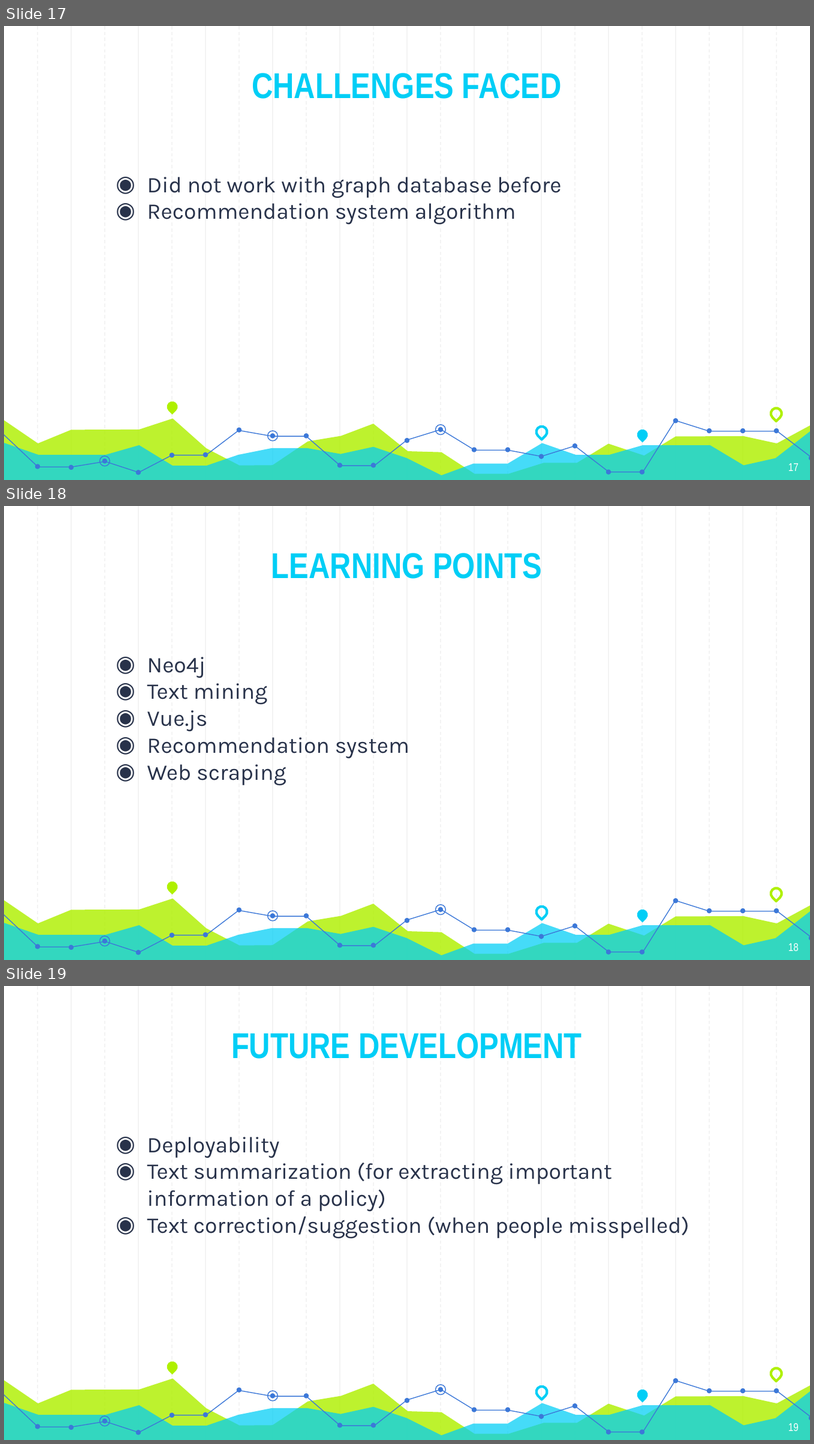
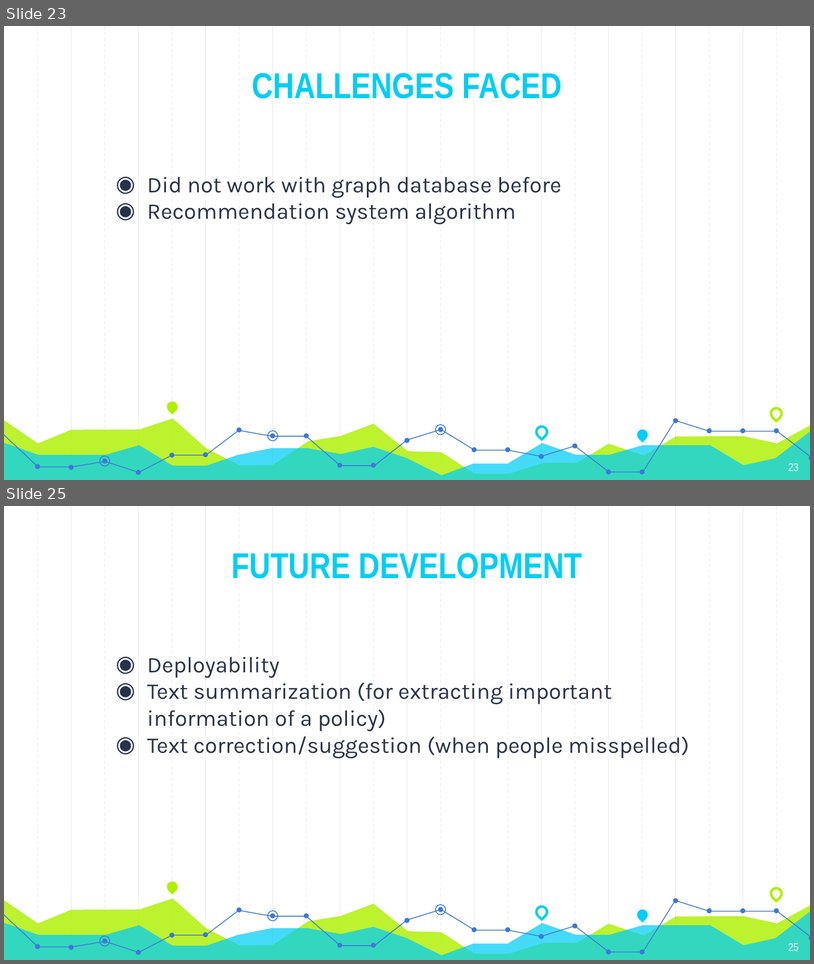
Before and after one commit to Andyayk/app, a slide deck: Graph Based Search.pptx. Shown one above the other, each under a label of ours: slides 17, 18 and 19 before the commit, slides 23 and 25 after it; the slides between them are not shown. The pictures are 814x1444 and 814x964 pixels, drawn with LibreOffice and Linux fonts; fonts in the diff are those of the drawing. Boxes give left, top, right and bottom in pixels: in the first picture for what was removed or moved away, otherwise in the second. Text is boxed around its words. In the diff, an @@ line names an element or a change of style, - is before the commit and + after.

```diff
--- a/Graph Based Search.pptx
+++ b/Graph Based Search.pptx
@@ slide 18 removed at [4, 506, 810, 960], background #FFFFFF; not listed: 59 template elements that a slide beside it also shows @@
@@ text removed at [272, 553, 542, 579] @@
-LEARNING POINTS
@@ text removed at [147, 657, 410, 785] @@
-◉ Neo4j
-◉ Text mining
-◉ Vue.js
-◉ Recommendation system
-◉ Web scraping
@@ page number removed at [789, 943, 799, 951] @@
-18
@@ what was slide 17 is now slide 23 @@
@@ page number at [789, 463, 799, 471]: text changed @@
-17
+23
@@ what was slide 19 is now slide 25 @@
@@ page number at [789, 943, 799, 951]: text changed @@
-19
+25
```
Also in this commit, not shown: 3 slides changed, 6 slides added, 9 other slides removed.
